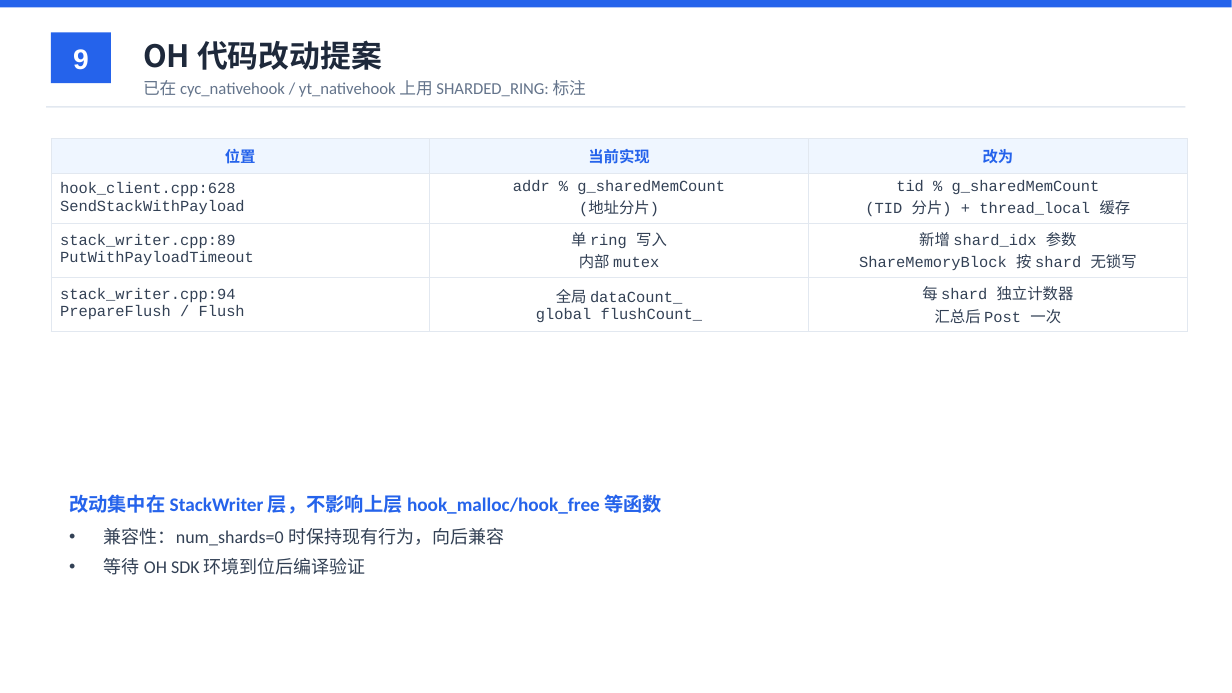
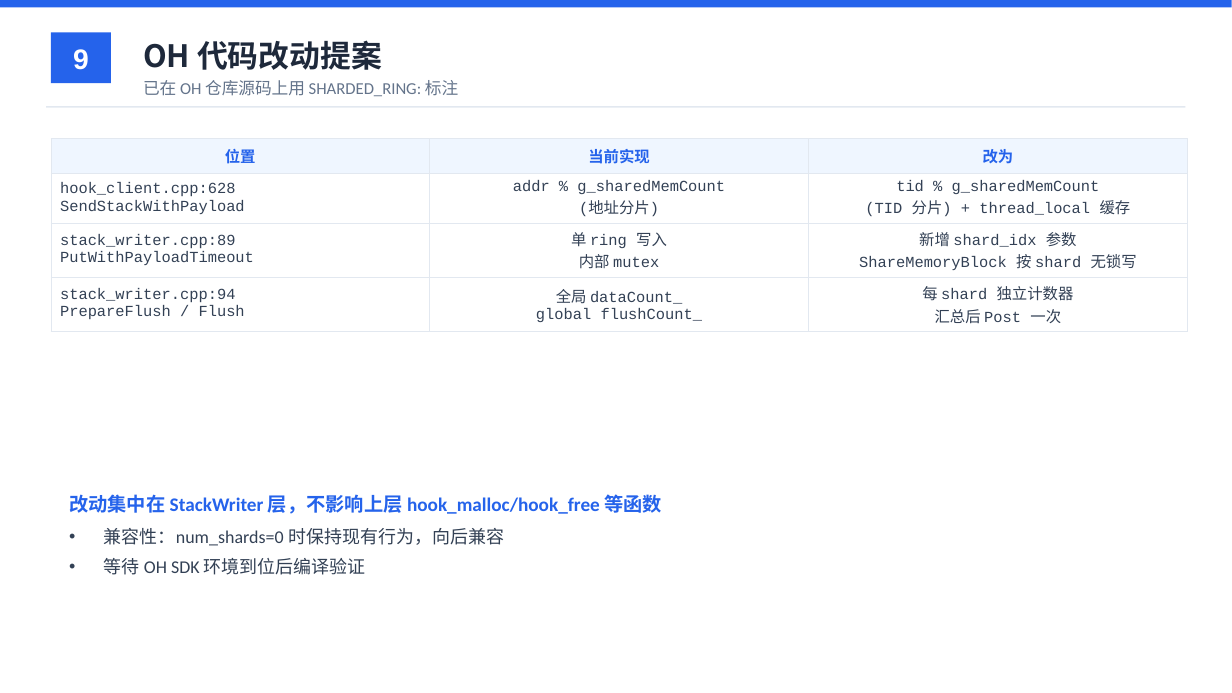
Before and after one commit to YiChiChen1106/Nativehook_linux_planb, a slide deck: slide 9 of presentation/native_hook_progress_2026-06-11.pptx. Drawn at 1232x693 pixels with LibreOffice and Linux fonts; fonts in the diff are those of the drawing. Boxes give left, top, right and bottom in pixels: in the first picture for what was removed or moved away, otherwise in the second. Text is boxed around its words. In the diff, an @@ line names an element or a change of style, - is before the commit and + after.

```diff
--- a/presentation/native_hook_progress_2026-06-11.pptx
+++ b/presentation/native_hook_progress_2026-06-11.pptx
@@ text at (x1=143, y1=80, x2=458, y2=96): text changed @@
-已在 cyc_nativehook / yt_nativehook 上用 SHARDED_RING: 标注
+已在 OH 仓库源码上用 SHARDED_RING: 标注
```
Also in this commit, not shown: 2 other slides changed, 4 other files.
